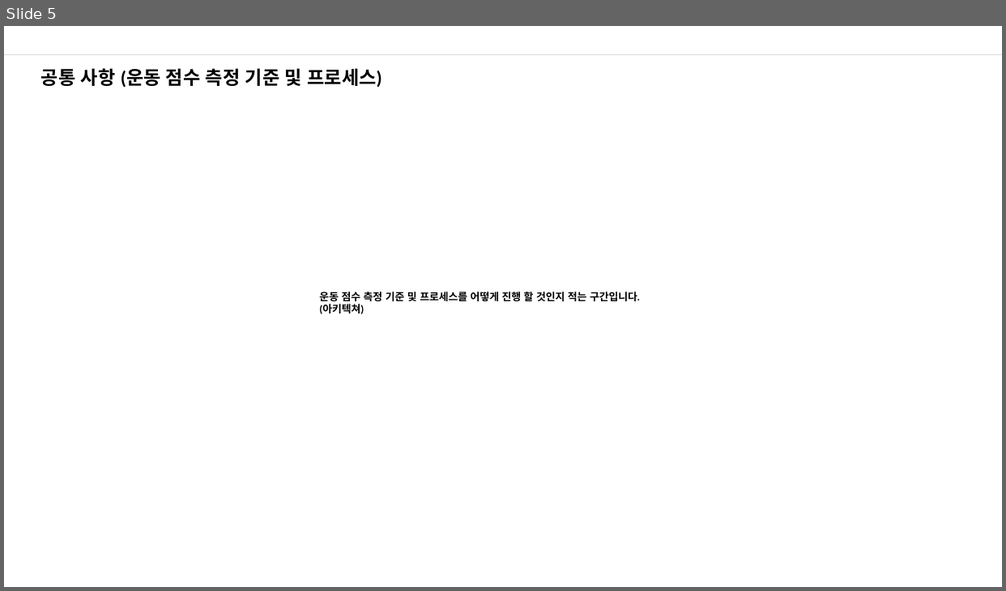
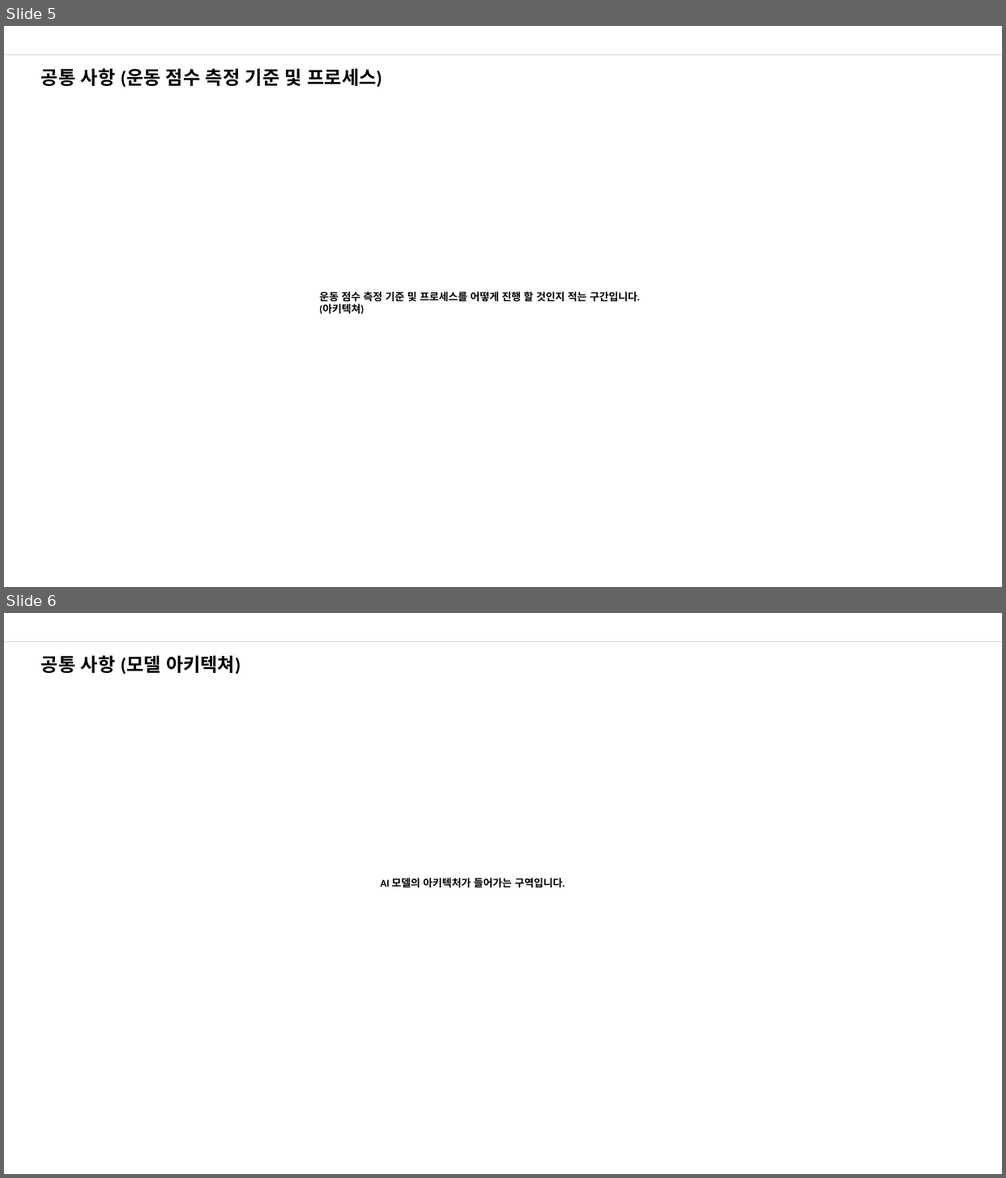
Before and after one commit to nohminkyoung/Final_project, a slide deck: finalproject_화면설계.pptx. Shown one above the other, each under a label of ours: slide 5 before the commit, slides 5 and 6 after it. The pictures are 1006x591 and 1006x1178 pixels, drawn with LibreOffice and Linux fonts; fonts in the diff are those of the drawing. Boxes give left, top, right and bottom in pixels: in the first picture for what was removed or moved away, otherwise in the second. Text is boxed around its words. In the diff, an @@ line names an element or a change of style, - is before the commit and + after.

```diff
--- a/finalproject_화면설계.pptx
+++ b/finalproject_화면설계.pptx
@@ slide 6 added at bbox=[4, 613, 1002, 1174], background #FFFFFF; not listed: 1 template element that a slide beside it also shows @@
@@ text added at bbox=[41, 655, 241, 675], 18 pt, text #000000, bold @@
+공통 사항 (모델 아키텍쳐)
@@ text added at bbox=[381, 878, 565, 888], 10 pt, text #000000, bold @@
+AI 모델의 아키텍처가 들어가는 구역입니다.
```
Also in this commit, not shown: 17 slides changed, 4 other slides added.
